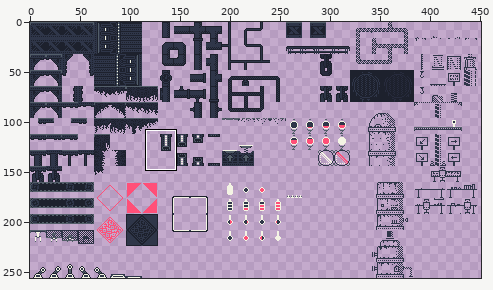
A pixel-art file gets an edit: aseprite/terrain.aseprite. The picture above shows the old version from afar; the outline marks the close-up.
Close-up. Earlier state:
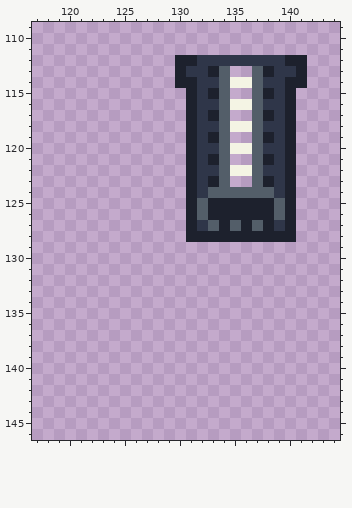
464x256 pixels, 1 frame. Colours within 5 levels of each other are drawn and written as one. Shown: x 117..144, y 109..146. The wide view leaves out empty margins.
New version:
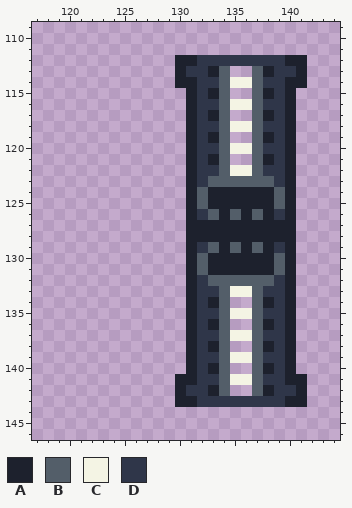
Palette (. is transparent): A #1d212d  B #535e69  C #f4f4e4  D #2f3649
Commit message: 🍱 Updated door asset to include fully closed lower door
Changes in this commit:
{"y":123,"x":133,"old":"A","new":"B"}
{"y":123,"x":135,"old":"..","new":"BB"}
{"y":123,"x":138,"old":"A","new":"B"}
{"y":124,"x":132,"old":"DBBBBBBD","new":"BAAAAAAB"}
{"y":126,"x":132,"old":"BA","new":"DB"}
{"y":126,"x":135,"old":"A","new":"B"}
{"y":126,"x":137,"old":"A","new":"B"}
{"y":126,"x":139,"old":"B","new":"D"}
{"y":127,"x":132,"old":"DB","new":"AA"}
{"y":127,"x":135,"old":"B","new":"A"}
{"y":127,"x":137,"old":"B","new":"A"}
{"y":127,"x":139,"old":"D","new":"A"}
{"y":129,"x":131,"old":"..........","new":"ADBABABADA"}
{"y":130,"x":131,"old":"..........","new":"ABAAAAAABA"}
{"y":131,"x":131,"old":"..........","new":"ABAAAAAABA"}
{"y":132,"x":131,"old":"..........","new":"ADBBBBBBDA"}
{"y":133,"x":131,"old":"..........","new":"ADDBCCBDDA"}
{"y":134,"x":131,"old":"....","new":"ADAB"}
{"y":134,"x":137,"old":"....","new":"BADA"}
{"y":135,"x":131,"old":"..........","new":"ADDBCCBDDA"}
{"y":136,"x":131,"old":"....","new":"ADAB"}
{"y":136,"x":137,"old":"....","new":"BADA"}
{"y":137,"x":131,"old":"..........","new":"ADDBCCBDDA"}
{"y":138,"x":131,"old":"....","new":"ADAB"}
{"y":138,"x":137,"old":"....","new":"BADA"}
{"y":139,"x":131,"old":"..........","new":"ADDBCCBDDA"}
{"y":140,"x":131,"old":"....","new":"ADAB"}
{"y":140,"x":137,"old":"....","new":"BADA"}
{"y":141,"x":130,"old":"............","new":"AADDBCCBDDAA"}
{"y":142,"x":130,"old":".....","new":"ADDAB"}
{"y":142,"x":137,"old":".....","new":"BADDA"}
{"y":143,"x":130,"old":"............","new":"AADDDDDDDDAA"}
{"label":"changed","picture_box":[175,176,307,407]}
